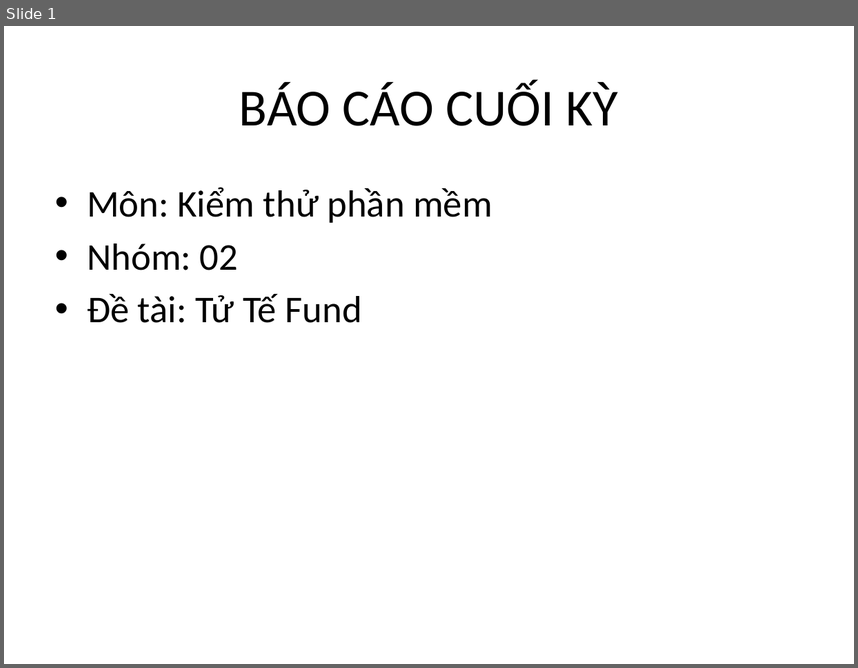
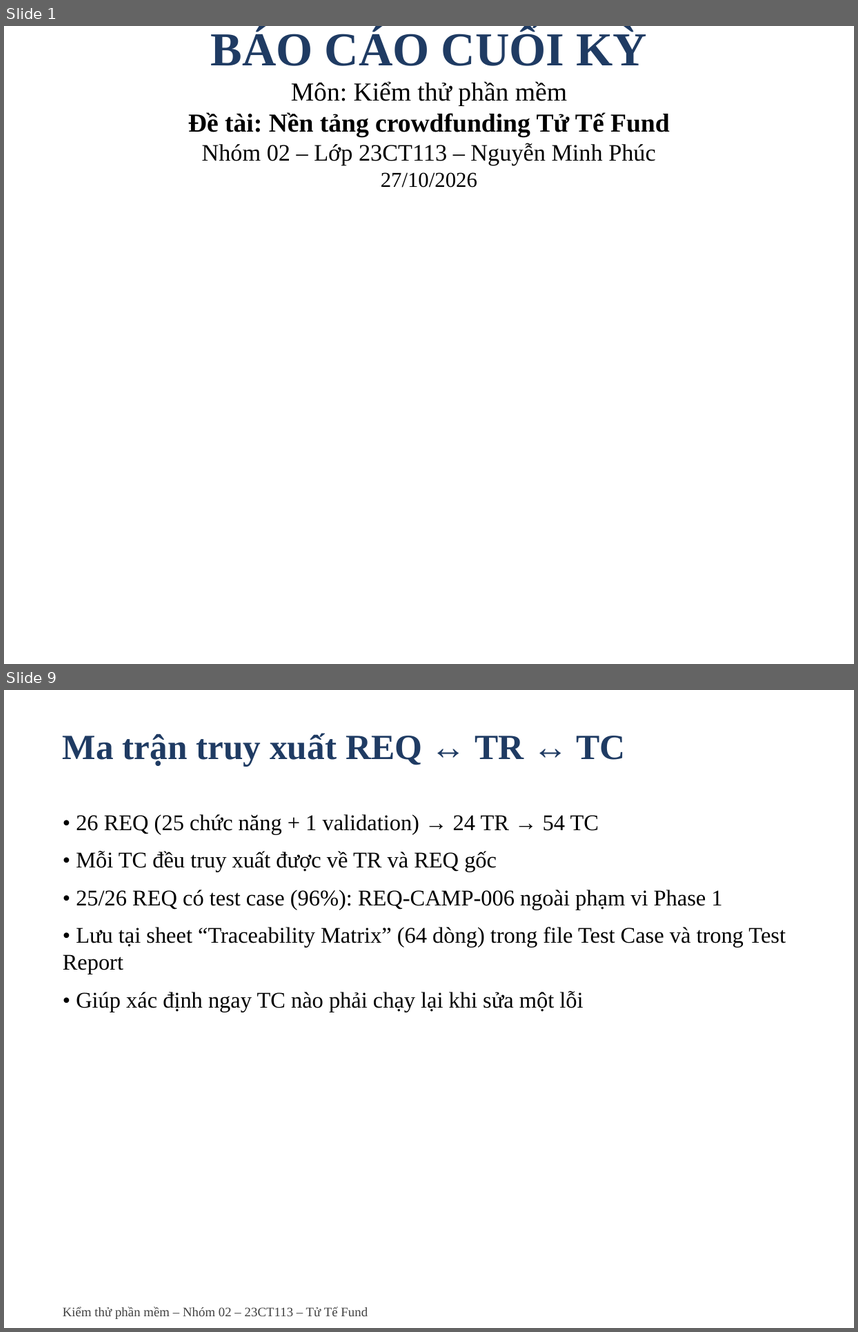
Before and after one commit to Escanor292/test, a slide deck: 23CT113_Nhom02_NenTangCrowdfunding(TuTeFund)/Word+ppt Báo Cáo/Ppt Báo cáo Nhóm 2 - 23CT113.pptx. Shown one above the other, each under a label of ours: slide 1 before the commit, slides 1 and 9 after it; the slides between them are not shown. The pictures are 858x668 and 858x1332 pixels, drawn with LibreOffice and Linux fonts; fonts in the diff are those of the drawing. Boxes give left, top, right and bottom in pixels: in the first picture for what was removed or moved away, otherwise in the second. Text is boxed around its words. In the diff, an @@ line names an element or a change of style, - is before the commit and + after.

```diff
--- a/23CT113_Nhom02_NenTangCrowdfunding(TuTeFund)/Word+ppt Báo Cáo/Ppt Báo cáo Nhóm 2 - 23CT113.pptx
+++ b/23CT113_Nhom02_NenTangCrowdfunding(TuTeFund)/Word+ppt Báo Cáo/Ppt Báo cáo Nhóm 2 - 23CT113.pptx
@@ slide 9 added at bbox=[4, 690, 854, 1328], background #FFFFFF @@
@@ text added at bbox=[63, 733, 625, 767], 30 pt, text #1F3B63, bold @@
+Ma trận truy xuất REQ ↔ TR ↔ TC
@@ text added at bbox=[63, 814, 786, 1012], 19 pt, text #000000 @@
+• 26 REQ (25 chức năng + 1 validation) → 24 TR → 54 TC
+• Mỗi TC đều truy xuất được về TR và REQ gốc
+• 25/26 REQ có test case (96%): REQ-CAMP-006 ngoài phạm vi Phase 1
+• Lưu tại sheet “Traceability Matrix” (64 dòng) trong file Test Case và trong Test Report
+• Giúp xác định ngay TC nào phải chạy lại khi sửa một lỗi
@@ text added at bbox=[63, 1306, 368, 1319], 11 pt, text #404040 @@
+Kiểm thử phần mềm – Nhóm 02 – 23CT113 – Tử Tế Fund
@@ slide 1 changed as well @@
@@ title at bbox=[211, 28, 647, 66]: size 44 to 40 pt, font Calibri to Times New Roman, text colour #000000 to #1F3B63, bold on in "BÁO CÁO CUỐI KỲ" @@
@@ title at bbox=[188, 81, 670, 187]: paragraphs added @@
+Môn: Kiểm thử phần mềm
+Đề tài: Nền tảng crowdfunding Tử Tế Fund
+Nhóm 02 – Lớp 23CT113 – Nguyễn Minh Phúc
+27/10/2026
@@ text removed at bbox=[87, 187, 493, 323] @@
-• Môn: Kiểm thử phần mềm
-• Nhóm: 02
-• Đề tài: Tử Tế Fund
```
Also in this commit, not shown: 9 other slides added, 5 slides removed, 4 other files.
